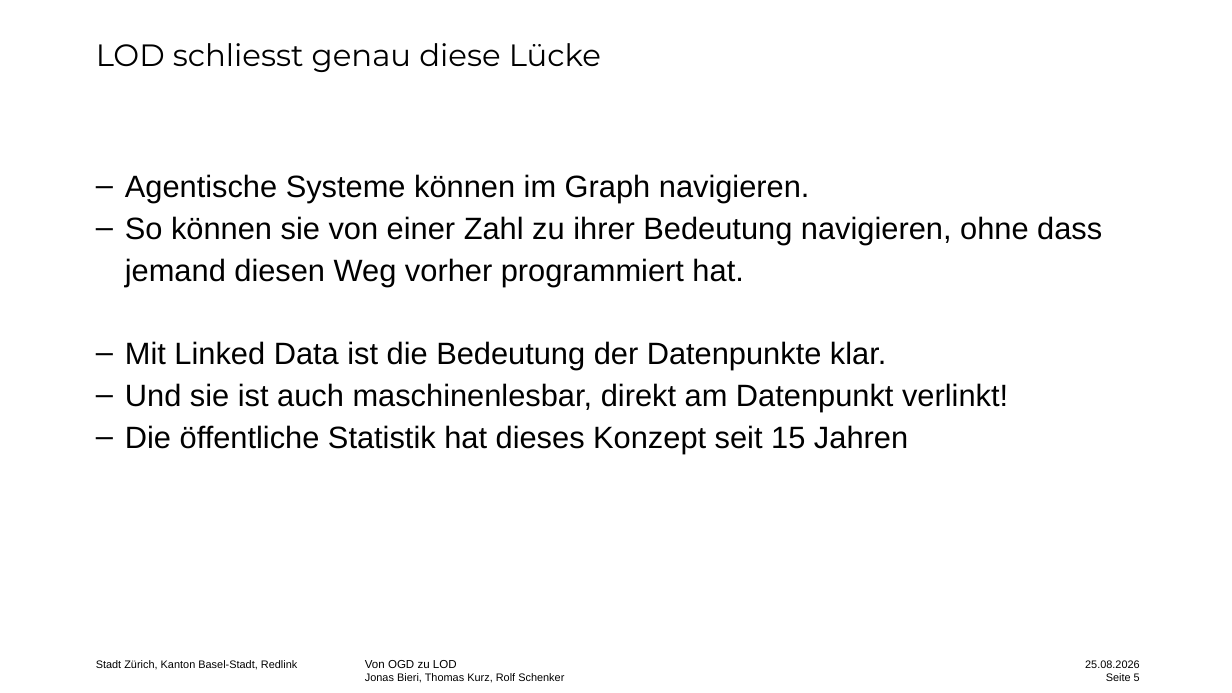
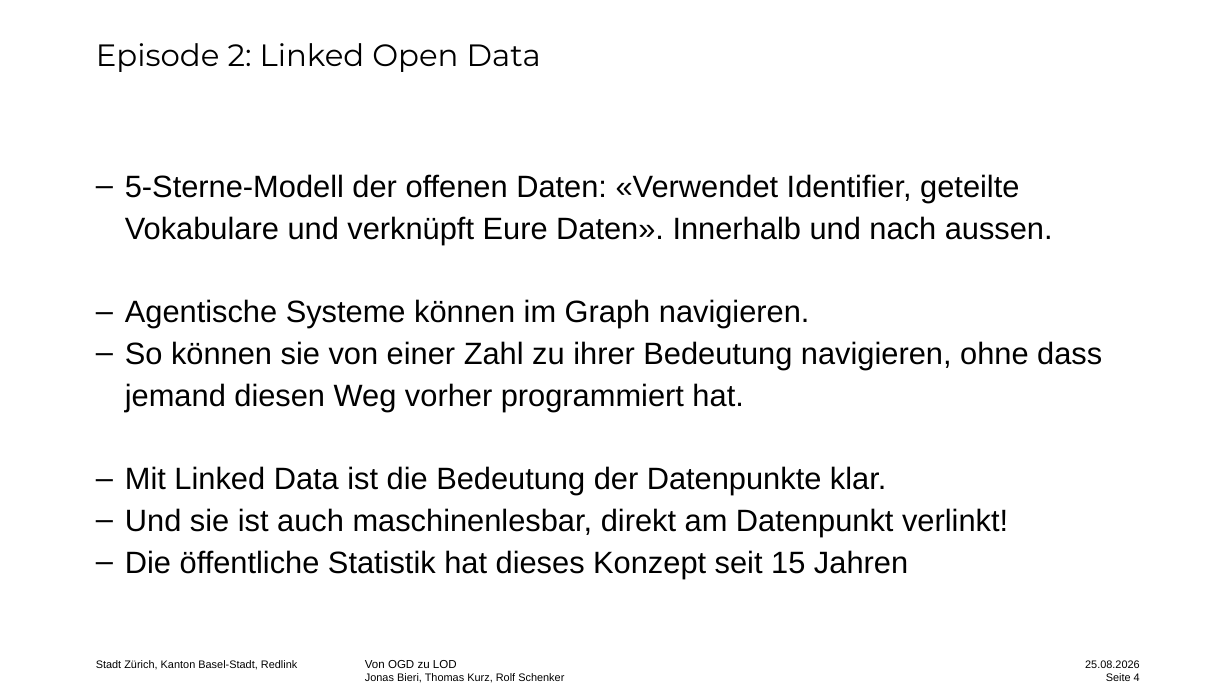
Before and after one commit to redlink-gmbh/ogd-to-lod, a slide deck: slide 4 of presentation/Statistiktage_Rolf.pptx (slide 5 before the commit). Drawn at 1232x693 pixels with LibreOffice and Linux fonts; fonts in the diff are those of the drawing. Boxes give left, top, right and bottom in pixels: in the first picture for what was removed or moved away, otherwise in the second. Text is boxed around its words. In the diff, an @@ line names an element or a change of style, - is before the commit and + after.

```diff
--- a/presentation/Statistiktage_Rolf.pptx
+++ b/presentation/Statistiktage_Rolf.pptx
@@ title at (x1=96, y1=43, x2=541, y2=72): text changed @@
-LOD schliesst genau diese Lücke
+Episode 2: Linked Open Data
@@ text at (x1=125, y1=174, x2=1053, y2=244): paragraph added @@
+– 5-Sterne-Modell der offenen Daten: «Verwendet Identifier, geteilte Vokabulare und verknüpft Eure Daten». Innerhalb und nach aussen.
@@ text at (x1=1106, y1=673, x2=1140, y2=681): text changed @@
-Seite 5
+Seite 4
```
Also in this commit, not shown: 6 other slides changed, 1 slide added, 1 slide removed.
